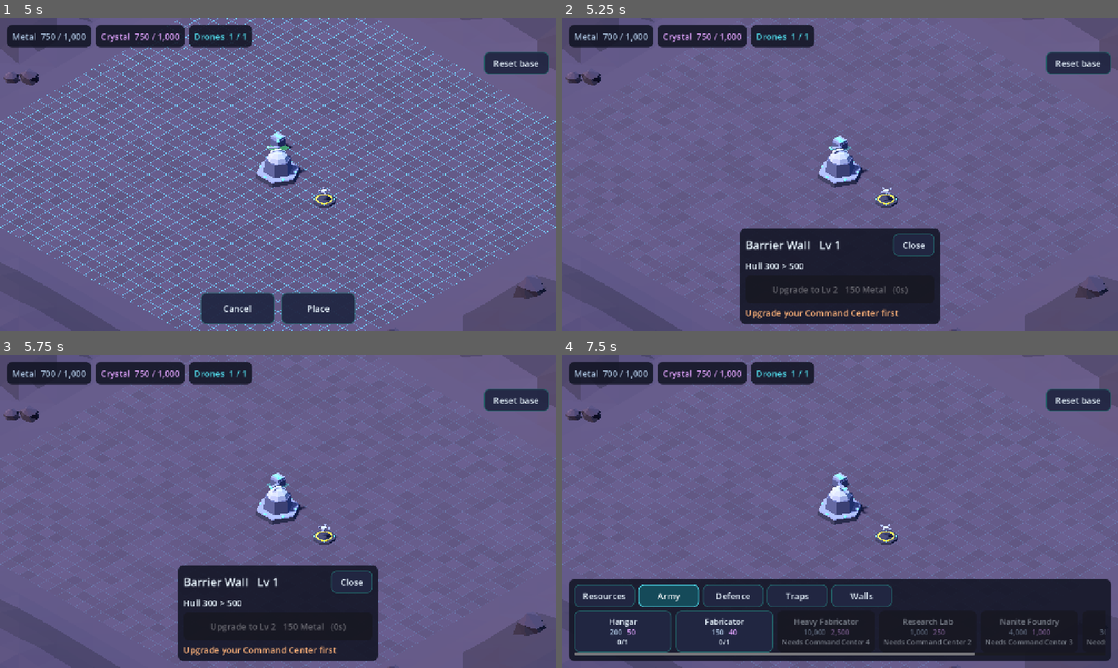
Above: before the commit, frames 1-4 (two rows, left to right).
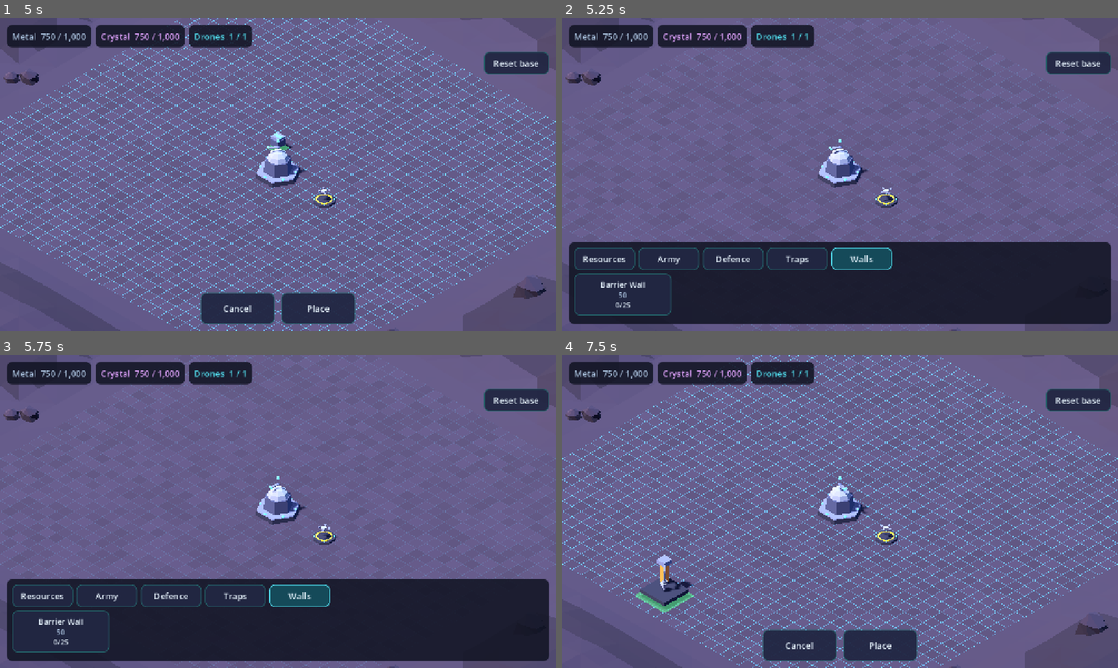
Above: after the commit, the same moments.

Repository: tarnan3751/space-game
Game: Godot game, scene res://scenes/main.tscn
Two runs of this game, one before a commit and one after it. Both use one fixed random seed, a clock stepped at 60 frames per second and the inputs below.
Inputs (mouse positions are in pixels of both pictures, inside the frame that each line leads up to):
- Up to frame 1 (5 s): click "Resources" at 0.5 s; click "Army" at 1.25 s; click "Defence" at 2 s; click "Traps" at 2.75 s; click "Walls" at 3.5 s; click (61, 293) at 4.27 s
- Up to frame 2 (5.25 s): click "Place" at 5 s
- Up to frame 3 (5.75 s): no input
- Up to frame 4 (7.5 s): click (606, 596) at 5.75 s, where only the run after the commit has a clickable "Resources"; click (723, 630) at 6.52 s; click (667, 596) at 7.25 s, where only the run before the commit has a clickable "Army"

Frame 1 is identical in both runs. In frame 2, 20% of the frame differs, in the area x 1-99%, y 4-98%; in frame 3, 20%; in frame 4, 31%, in the area x 0-100%, y 0-100%.

Commit message:
Paint walls by tapping and dragging
Placing walls one at a time through the ghost and Place was slow for a structure that is laid in lines. Choosing a one-cell type of the walls category now enters a paint mode (a larger type of that category places normally): a tap places a wall on that cell at once, and a one-finger drag that starts on the grid places one on every cell the finger crosses, until Done or Cancel. Each cell goes through the existing place command, so core is unchanged.

Between two drag events the stroke walks the straight line one orthogonal step at a time, so a fast drag leaves no gap and a diagonal one becomes a staircase of touching walls. A taken cell is skipped quietly; any other failure, running out of metal or reaching the count limit, shows one toast for the stroke rather than one per cell, and the next stroke tries again. The ghost stays as the brush at the last cell; since the cell under it is usually the wall it just placed, its footprint follows check_can_build rather than check_place, green while another wall can be built and red when out of metal or at the count limit, and ghost_is_valid() reports the same. The new walls are not selected, and a drag that starts on the terrain around the grid still pans, as does a two-finger pan.

The brush drag takes part in the edge scroll, so a stroke held near the screen edge keeps painting as the world slides. confirm_place ends the mode while painting (the HUD's Done in the next change), and is_painting() reports it.

Diff:
--- a/src/game/placement_controller.gd
+++ b/src/game/placement_controller.gd
@@ -2,18 +2,24 @@
 extends Node
 ## Interprets gestures on the base: camera pan/zoom, selecting buildings, placing new
 ## ones (ghost + confirm, like Clash), and dragging the selected building to move it.
-## This is the only game-layer code that calls BaseState.apply().
+## Walls are painted instead: until Done, a tap places one, and a drag one on every free
+## cell the finger crosses. This is the only game-layer code that calls BaseState.apply().
 ##
-## While the ghost or a building is dragged with the finger near the screen's edge, the
-## camera scrolls toward that edge and the dragged thing keeps following the finger. Drag
-## positions arrive only as events, so the scroll runs in _process, on only for such drags.
+## While the ghost, a building or the wall brush is dragged with the finger near the
+## screen's edge, the camera scrolls toward that edge and the dragged thing keeps following
+## the finger. Drag positions arrive only as events, so the scroll runs in _process, on
+## only for such drags.
 
 signal selection_changed
 ## Placement started, ended, or the ghost moved.
 signal placing_changed
 signal command_failed(error: String)
 
-enum Drag { NONE, CAMERA, GHOST, BUILDING }
+enum Drag { NONE, CAMERA, GHOST, BUILDING, PAINT }
+
+## One-cell types of this category are painted rather than placed one at a time; a larger
+## type of it places normally, with the ghost and Place.
+const PAINT_CATEGORY := "walls"
 
 ## The edge margin, as a fraction of the viewport's shorter side.
 const EDGE_MARGIN := 0.08
@@ -36,8 +42,13 @@
 var _drag_id: int = 0
 var _drag_cell: Vector2i = Vector2i.ZERO
 var _grab_offset: Vector2i = Vector2i.ZERO
-## The finger of a ghost or building drag, and the cell under it when the drag was last
-## followed; the edge scroll follows the drag again only when that cell changes.
+var _painting: bool = false
+## The last cell a paint stroke reached; the next one is walked to from here.
+var _paint_cell: Vector2i = Vector2i.ZERO
+## A failure other than a taken cell has been shown during this stroke.
+var _paint_failed: bool = false
+## The finger of a ghost, building or paint drag, and the cell under it when the drag was
+## last followed; the edge scroll follows the drag again only when that cell changes.
 var _finger: Vector2 = Vector2.ZERO
 var _finger_cell: Vector2i = Vector2i.ZERO
 
@@ -59,8 +70,19 @@
 	return placing_type != ""
 
 
+## Whether the ghost's footprint shows VALID. While painting, whether another wall can be
+## built at all: the cell under the brush is usually the wall it just placed.
 func ghost_is_valid() -> bool:
-	return is_placing() and state.check_place(placing_type, _ghost_cell) == ""
+	if not is_placing():
+		return false
+	if _painting:
+		return state.check_can_build(placing_type) == ""
+	return state.check_place(placing_type, _ghost_cell) == ""
+
+
+## Placing walls: the ghost is a brush and there is nothing to confirm.
+func is_painting() -> bool:
+	return _painting
 
 
 # --- Placing ---------------------------------------------------------------------
@@ -70,6 +92,7 @@
 	select(0)
 	placing_type = type
 	var size := state.catalog.size_of(type)
+	_painting = state.catalog.category_of(type) == PAINT_CATEGORY and size == 1
 	_ghost = BuildingView.new()
 	_ghost.setup(0, type, 1, size)
 	_ghost.set_lifted(true)
@@ -82,8 +105,12 @@
 	_set_ghost_cell(_find_free_cell(start, size))
 
 
+## Places the ghost's building and selects it; while painting, only ends the mode (Done).
 func confirm_place() -> void:
 	if not is_placing():
+		return
+	if _painting:
+		cancel_place()
 		return
 	var command := {"op": "place", "type": placing_type, "cell": [_ghost_cell.x, _ghost_cell.y]}
 	var error := state.apply(command, clock.call())
@@ -96,14 +123,15 @@
 
 
 func cancel_place() -> void:
-	# A ghost drag in progress ends with it: a second finger can press Cancel.
-	if _drag == Drag.GHOST:
+	# A ghost or paint drag in progress ends with it: a second finger can press Cancel.
+	if _drag == Drag.GHOST or _drag == Drag.PAINT:
 		_set_drag(Drag.NONE)
 	if _ghost != null:
 		_ghost.queue_free()
 		_ghost = null
 	if placing_type != "":
 		placing_type = ""
+		_painting = false
 		base_view.set_grid_highlight(false)
 		placing_changed.emit()
 
@@ -114,6 +142,48 @@
 		_set_ghost_cell(_ghost_cell)
 
 
+# --- Painting --------------------------------------------------------------------
+
+## A tap, or the start of a paint drag: a wall on `cell`, and the brush moves there.
+func _begin_stroke(cell: Vector2i) -> void:
+	_paint_failed = false
+	_paint_cell = cell
+	_paint(cell)
+	_set_ghost_cell(cell)
+
+
+## Paints every cell from the last one the stroke reached to `cell`, one orthogonal step at
+## a time along the straight line between them, so a fast stroke leaves no gap and a
+## diagonal one becomes a staircase of walls that touch.
+func _paint_to(cell: Vector2i) -> void:
+	if cell == _paint_cell:
+		return
+	var span := (cell - _paint_cell).abs()
+	var step := (cell - _paint_cell).sign()
+	var taken := Vector2i.ZERO
+	while _paint_cell != cell:
+		# Step along whichever axis the line crosses a cell edge on first.
+		if (1 + 2 * taken.x) * span.y < (1 + 2 * taken.y) * span.x:
+			_paint_cell.x += step.x
+			taken.x += 1
+		else:
+			_paint_cell.y += step.y
+			taken.y += 1
+		_paint(_paint_cell)
+	_set_ghost_cell(cell)
+
+
+## One cell of a stroke. A taken cell is skipped quietly; any other failure (resources,
+## the count limit) is shown once a stroke, and the next stroke tries again.
+func _paint(cell: Vector2i) -> void:
+	var command := {"op": "place", "type": placing_type, "cell": [cell.x, cell.y]}
+	var error := state.apply(command, clock.call())
+	if error == "" or error == BaseState.ERR_BLOCKED or _paint_failed:
+		return
+	_paint_failed = true
+	command_failed.emit(error)
+
+
 # --- Selection and upgrades ------------------------------------------------------
 
 func select(id: int) -> void:
@@ -140,6 +210,9 @@
 	if typeof(hit) != TYPE_VECTOR2I:
 		return
 	var cell: Vector2i = hit
+	if _painting:
+		_begin_stroke(cell)
+		return
 	if is_placing():
 		var half := _ghost.footprint_size / 2
 		_set_ghost_cell(cell - Vector2i(half, half))
@@ -156,6 +229,12 @@
 	var cell: Vector2i = hit
 	_finger = screen_pos
 	_finger_cell = cell
+	# A paint stroke starts on the ground (the grid); one on the terrain around it pans.
+	if _painting:
+		if state.grid.in_bounds(cell, 1):
+			_set_drag(Drag.PAINT)
+			_begin_stroke(cell)
+		return
 	if is_placing():
 		if _in_footprint(cell, _ghost_cell, _ghost.footprint_size):
 			_set_drag(Drag.GHOST)
@@ -183,6 +262,8 @@
 	_finger_cell = cell
 	if _drag == Drag.GHOST:
 		_set_ghost_cell(cell + _grab_offset)
+	elif _drag == Drag.PAINT:
+		_paint_to(cell)
 	elif _drag == Drag.BUILDING and base_view.views.has(_drag_id):
 		var view: BuildingView = base_view.views[_drag_id]
 		_drag_cell = _clamp_cell(cell + _grab_offset, view.footprint_size)
@@ -215,10 +296,10 @@
 
 # --- Edge scroll -----------------------------------------------------------------
 
-## Runs only during a ghost or building drag (_set_drag). With the finger in the edge
-## margin, the camera moves toward that edge, faster the deeper the finger is in it; once
-## the cell under the finger changes, the drag follows it as a drag event would. A frame
-## where that cell stays the same calls nothing in core and allocates nothing.
+## Runs only during a ghost, building or paint drag (_set_drag). With the finger in the
+## edge margin, the camera moves toward that edge, faster the deeper the finger is in it;
+## once the cell under the finger changes, the drag follows it as a drag event would. A
+## frame where that cell stays the same calls nothing in core and allocates nothing.
 func _process(delta: float) -> void:
 	var screen := get_viewport().get_visible_rect().size
 	var margin := minf(screen.x, screen.y) * EDGE_MARGIN
@@ -255,14 +336,13 @@
 
 func _set_drag(drag: Drag) -> void:
 	_drag = drag
-	set_process(drag == Drag.GHOST or drag == Drag.BUILDING)
+	set_process(drag == Drag.GHOST or drag == Drag.BUILDING or drag == Drag.PAINT)
 
 
 func _set_ghost_cell(cell: Vector2i) -> void:
 	_ghost_cell = _clamp_cell(cell, _ghost.footprint_size)
 	_ghost.position = base_view.cell_to_world(_ghost_cell, _ghost.footprint_size)
-	var ok := state.check_place(placing_type, _ghost_cell) == ""
-	_ghost.set_footprint(BuildingView.Footprint.VALID if ok else BuildingView.Footprint.INVALID)
+	_ghost.set_footprint(BuildingView.Footprint.VALID if ghost_is_valid() else BuildingView.Footprint.INVALID)
 	placing_changed.emit()
 
 
